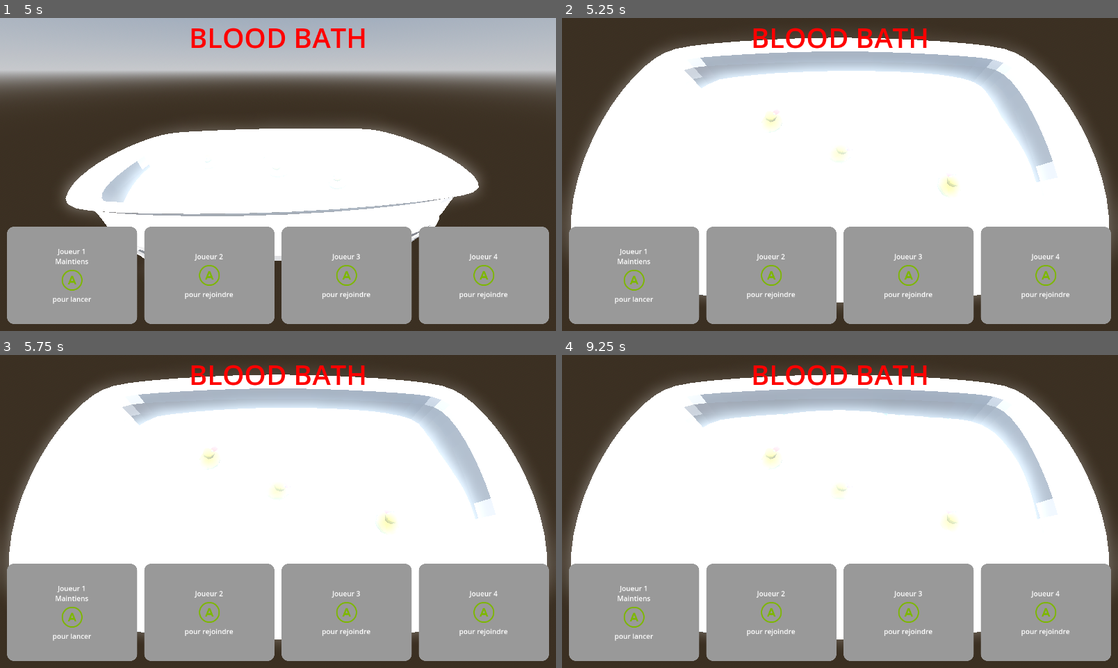
Above: before the commit, frames 1-4 (two rows, left to right).
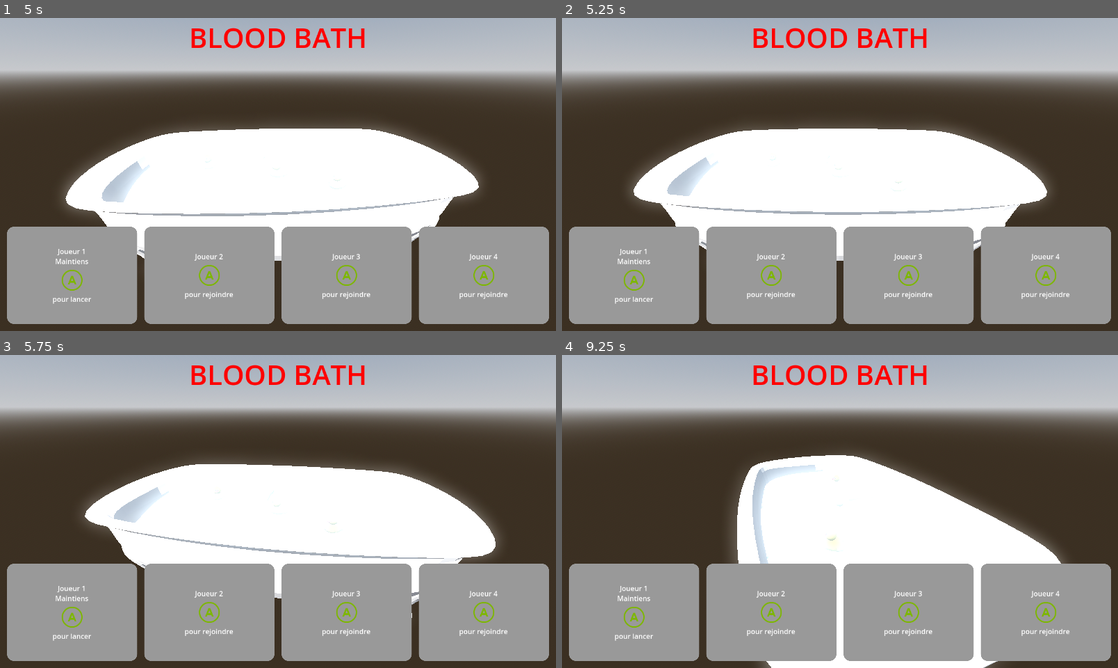
Above: after the commit, the same moments.

Repository: Gr0minet/ggj2025
Game: Godot game, scene res://scenes/test_all.tscn
Two runs of this game, one before a commit and one after it. Both use one fixed random seed, a clock stepped at 60 frames per second and the inputs below. This scene is started directly instead of the project's main scene.
Inputs:
- Up to frame 1 (5 s): hold J (join_game) 0.53-1.28 s; tap G (jump) at 0.77, 1.52, 3.02, 3.77, 4.52 s; tap 1 at 1.35 s; tap 2 at 2.1 s; tap 3 at 2.85 s; tap 4 at 3.6 s; tap 5 at 4.35 s
- Up to frame 2 (5.25 s): tap 6 at 5.1 s
- Up to frame 3 (5.75 s): no input
- Up to frame 4 (9.25 s): tap N at 5.85 s; tap G (jump) at 6.02, 6.77, 7.52, 9.02 s; hold J (join_game) 6.53-7.28 s; tap 1 at 7.35 s; tap 2 at 8.1 s; tap 3 at 8.85 s

Frame 1 is identical in both runs. In frame 2, 43% of the frame differs, in the area x 0-100%, y 0-92%; in frame 3, 43%; in frame 4, 49%, in the area x 0-100%, y 0-100%.

Commit message:
add main menu transition to level

Diff:
--- a/godot/main/main.gd
+++ b/godot/main/main.gd
@@ -5,10 +5,10 @@
 @onready var _hud: HUD = $HUD
 
 
-func _ready() -> void:
-	# wait 1s before starting, for now
-	await get_tree().create_timer(5.0).timeout
-	start_level()
+#func _ready() -> void:
+	## wait 1s before starting, for now
+	#await get_tree().create_timer(5.0).timeout
+	#start_level()
 
 func start_level() -> void:
 	camera.current = true
--- a/godot/menu/menu.gd
+++ b/godot/menu/menu.gd
@@ -16,9 +16,10 @@
 
 
 func _on_request_game_start_by(_player_id: int) -> void:
-	var player_ids = Array()
+	var player_ids:Array[int] = []
 	for child in player_join_parent.get_children():
 		if child.player_joined:
 			player_ids.append(child.player_id)
 	print(player_ids)
 	request_game_start.emit(player_ids)
+	print("signal de %s" % _player_id)
--- /dev/null
+++ b/godot/scenes/Game.gd
@@ -0,0 +1,16 @@
+extends Node3D
+
+@export var menu:Control = null
+@export var main_level:Node3D = null
+
+# Called when the node enters the scene tree for the first time.
+func _ready() -> void:
+	menu.request_game_start.connect(_on_request_game_start)
+
+
+# Called every frame. 'delta' is the elapsed time since the previous frame.
+func _process(delta: float) -> void:
+	pass
+
+func _on_request_game_start(_player_ids:Array[int]) -> void:
+	main_level.start_level()
--- a/godot/scenes/test_all.tscn
+++ b/godot/scenes/test_all.tscn
@@ -1,10 +1,14 @@
-[gd_scene load_steps=4 format=3 uid="uid://bsthm17tf7jl8"]
+[gd_scene load_steps=5 format=3 uid="uid://bsthm17tf7jl8"]
 
 [ext_resource type="PackedScene" uid="uid://bpiqhe2x4htta" path="res://menu/menu.tscn" id="1_2cjic"]
+[ext_resource type="Script" path="res://scenes/Game.gd" id="1_6tww2"]
 [ext_resource type="PackedScene" uid="uid://4el3kq51boe8" path="res://main/main.tscn" id="2_nvhr7"]
 [ext_resource type="Script" path="res://scenes/camera_rotate_around.gd" id="3_mkfek"]
 
-[node name="TestAll" type="Node3D"]
+[node name="TestAll" type="Node3D" node_paths=PackedStringArray("menu", "main_level")]
+script = ExtResource("1_6tww2")
+menu = NodePath("Menu")
+main_level = NodePath("Main")
 
 [node name="Menu" parent="." instance=ExtResource("1_2cjic")]
 
